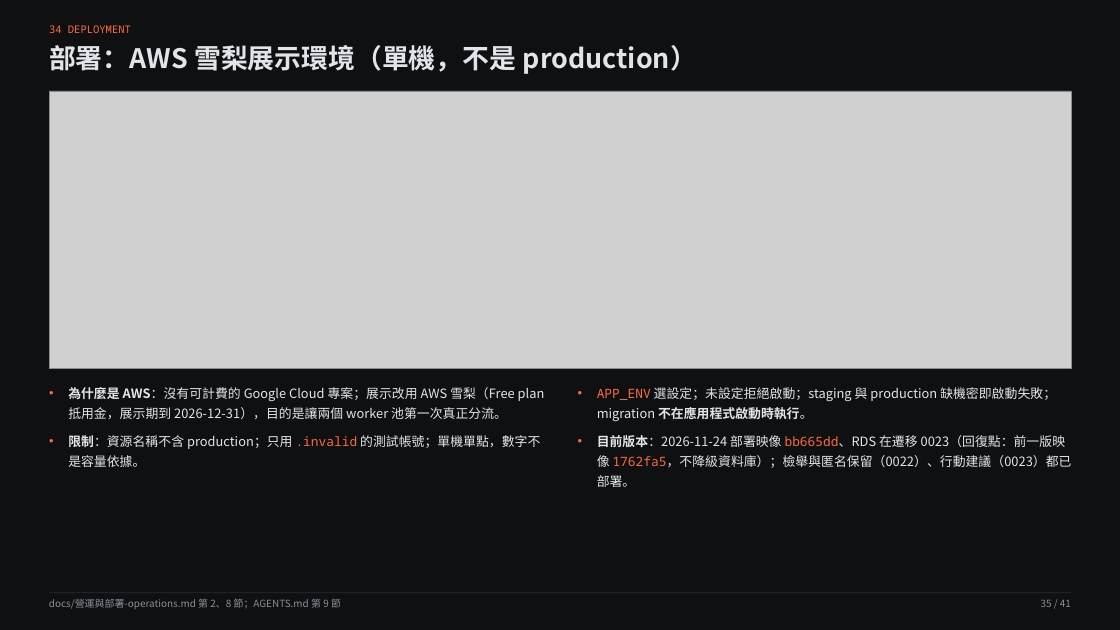
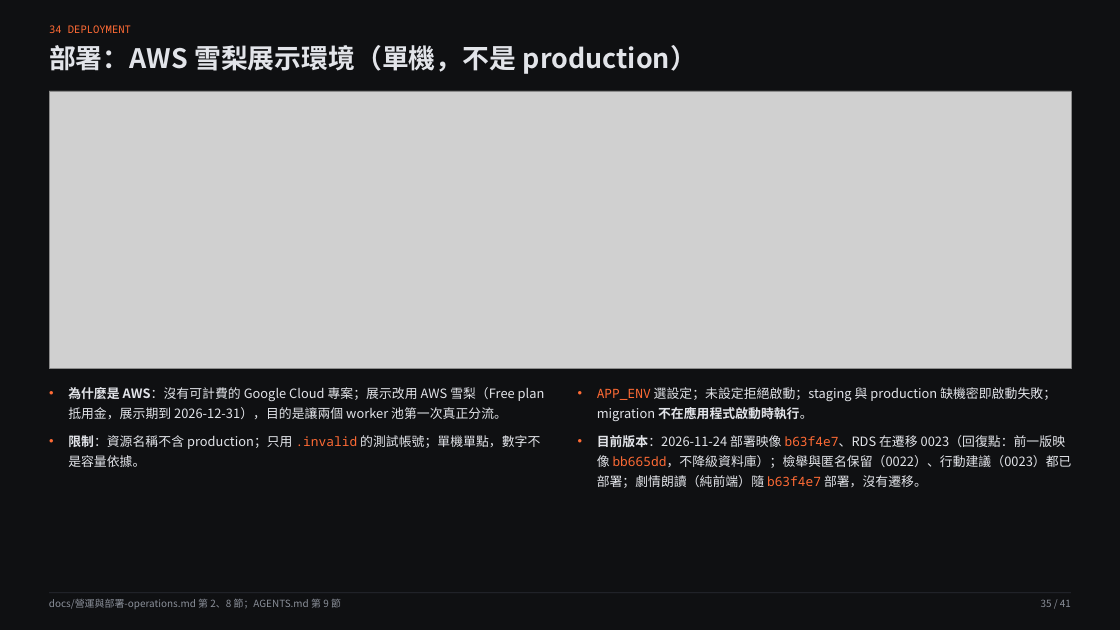
Before and after one commit to pp466pp466/R.A.C, a slide deck: slide 35 of docs/2.1簡報.pptx. Drawn at 1120x630 pixels with LibreOffice and Linux fonts; fonts in the diff are those of the drawing; grey boxes stand for pictures. Boxes give left, top, right and bottom in pixels: in the first picture for what was removed or moved away, otherwise in the second. Text is boxed around its words. In the diff, an @@ line names an element or a change of style, - is before the commit and + after.

```diff
--- a/docs/2.1簡報.pptx
+++ b/docs/2.1簡報.pptx
@@ text at (x1=597, y1=435, x2=1072, y2=488): text changed @@
-• 目前版本：2026-11-24 部署映像 bb665dd、RDS 在遷移 0023（回復點：前一版映像 1762fa5，不降級資料庫）；檢舉與匿名保留（0022）、行動建議（0023）都已部署。
+• 目前版本：2026-11-24 部署映像 b63f4e7、RDS 在遷移 0023（回復點：前一版映像 bb665dd，不降級資料庫）；檢舉與匿名保留（0022）、行動建議（0023）都已部署；劇情朗讀（純前端）隨 b63f4e7 部署，沒有遷移。
```
Also in this commit, not shown: 8 other slides changed, 9 other files.
